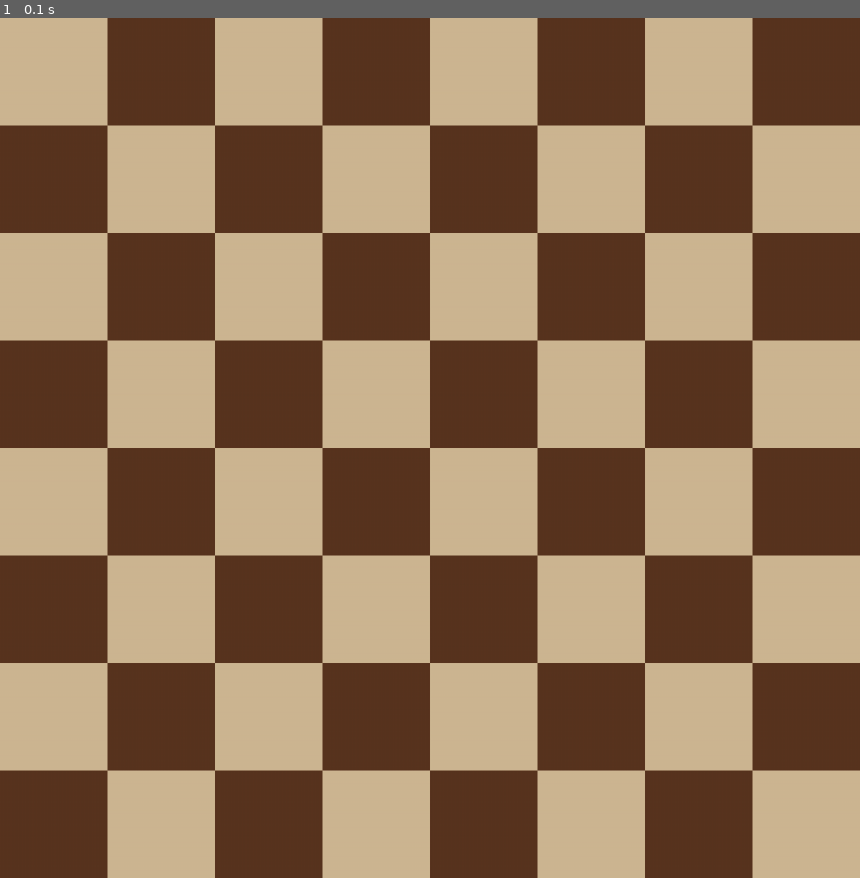
Above: before the commit, frame 1.
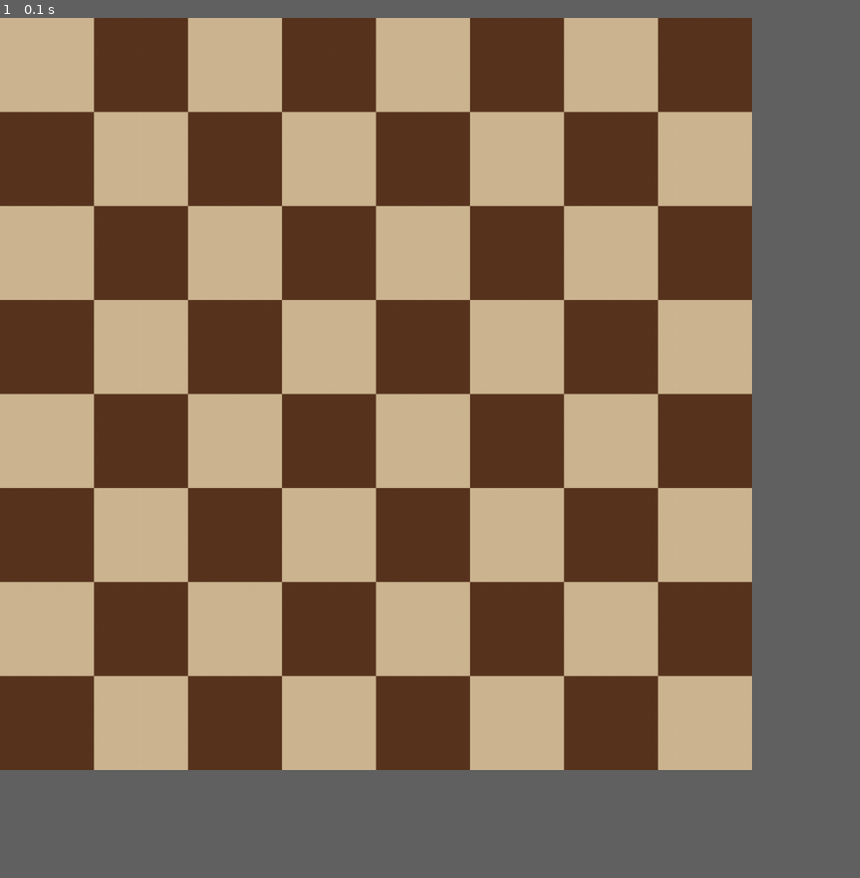
Above: after the commit, the same moment.

Repository: joshua-domantay/pygame-chess
Game: pygame game, started from main.py
Same seed, same stepped clock (60 frames per second), same inputs: the game is played once before the commit and once after it.
Inputs:
- Up to frame 1 (0.1 s): type "y (at the terminal prompt)" at 0 s; type "10 (at the terminal prompt)" at 0 s
The window is 900x900 before the commit and 787x787 after it. Grey fills any space a smaller window leaves; there, only what the larger window draws over its background counts as a difference.

The runs differ from the first frame. In frame 1, 52% of the frame differs, in the area x 0-100%, y 0-100%.

Commit message:
Changed TILESIZE and window size multiplier maximum

Diff:
--- a/main.py
+++ b/main.py
@@ -65,17 +65,17 @@
             lightTile = not lightTile
 
 # Start
-size = 2
+size = 3
 
 ans = input("Change window size (Y/N)?\t> ")
 if(ans.lower() == "y"):
-    newSize = input("Enter window size multiplier from 1 to 4 (default 2).\t> ")
+    newSize = input("Enter window size multiplier from 1 to 7 (default 3).\t> ")
     if(newSize.isnumeric()):
         size = int(newSize)
         if(size < 1):
-            size = 1
-        elif(size > 4):
-            size = 4
+            size = 3
+        elif(size > 7):
+            size = 7
 
 g = Game(size)
 g.new()
--- a/settings.py
+++ b/settings.py
@@ -5,7 +5,7 @@
 Date:           14 September 2022
 """
 # Window settings
-TILESIZE = 32
+TILESIZE = 16
 TITLE = "Pygame Chess"
 FPS = 30
 
